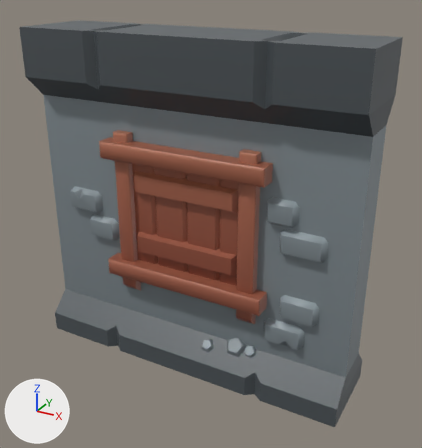
One commit to the FBX model Assets/Models/KayKitDungeon/wall_window_closed.fbx: the scene before it, then after it.
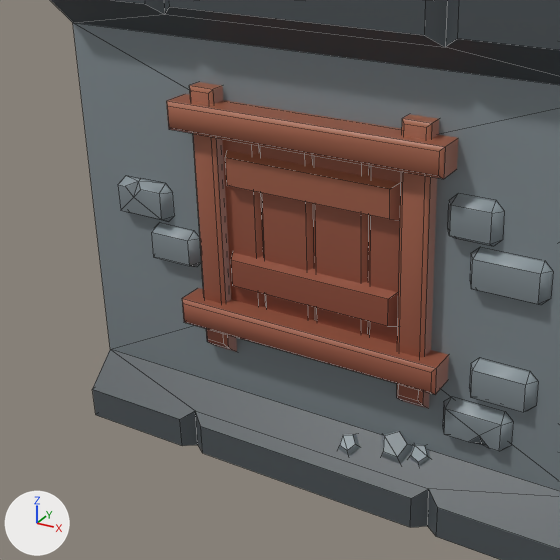
Each version appears first whole from a 50 mm camera at (3.21, -5.52, 4.61) aimed at (0.17, 0.02, 1.85), and next in a close-up on the part from 0% to 79% of the width and 18% to 93% of the height. Lighting does not change. The marker at lower left points along +X, +Y and +Z. The close-ups show mesh edges as thin lines. Where no turn or scale is listed for an object, it has been applied to the vertices.

Objects in the first close-up: 'wall_window_closed'.
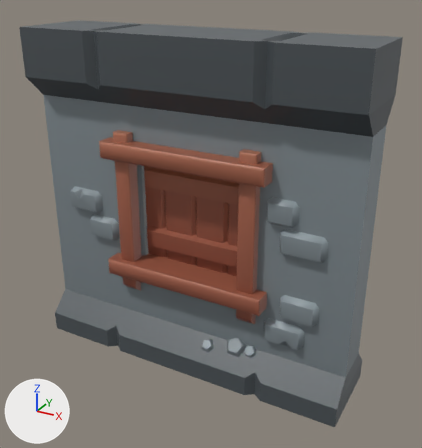
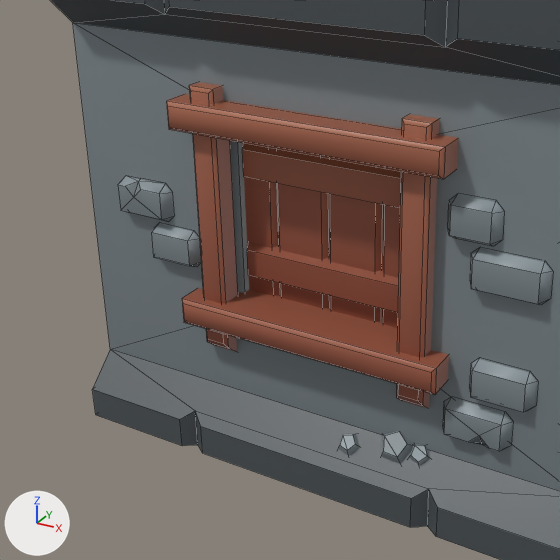
What differs and where, as boxes [x1, y1, x2, y2] in the close-ups (560 x 560 px; the box of a moved part takes in the faces that stretch with it):
part 1 of me_cube_16240, moved or reshaped (not visible afterwards)
    before: [226, 150, 400, 220]
part 2 of me_cube_16240, moved or reshaped (not visible afterwards)
    before: [231, 253, 398, 326]
part 3 of me_cube_16240, added (brown)
    after: [242, 143, 401, 208]
part 4 of me_cube_16240, added (brown)
    after: [247, 243, 399, 313]
part 5 of me_cube_16240, moved or reshaped
    before: [222, 139, 401, 344]
    after: [242, 143, 400, 328]

What changed in the scene script:
```text
Change me_cube_16240:
    used by ob_wall_window_closed; location = (0.0, 0.0, 0.0)
    remove me_cube_16240.from_pydata(...)  # 464 vertices, 379 faces; spans x -2.0..2.0, y -0.5..0.5, z 0.0..4.0
    add me_cube_16240.from_pydata(...)  # 480 vertices, 390 faces; spans x -2.0..2.0, y -0.5..0.5, z 0.0..4.0
    me_cube_16240 part 1: the loose piece of 8 vertices spanning x -0.7..0.7, y -0.36..-0.21, z 2.18..2.48 is turned 180 degrees about the z axis through its middle, then moved by (0.0, 0.37, 0.0)
    me_cube_16240 part 2: the loose piece of 8 vertices spanning x -0.7..0.7, y -0.36..-0.21, z 1.41..1.71 is turned 180 degrees about the z axis through its middle, then moved by (0.0, 0.37, 0.0)
    me_cube_16240 part 3: the loose piece of 8 vertices spanning x -0.7..0.7, y -0.36..-0.21, z 2.18..2.48 is copied, and the copy is moved by (0.0, 0.2, 0.0); it spans x -0.7..0.7, y -0.16..-0.01, z 2.18..2.48
    me_cube_16240 part 4: the loose piece of 8 vertices spanning x -0.7..0.7, y -0.36..-0.21, z 1.41..1.71 is copied, and the copy is moved by (0.0, 0.2, 0.0); it spans x -0.7..0.7, y -0.16..-0.01, z 1.41..1.71
    me_cube_16240 part 5
    44 vertices in x -0.71..0.71, y -0.29..-0.14, z 1.23..2.72 move by (0.0, 0.2, 0.0)
```
